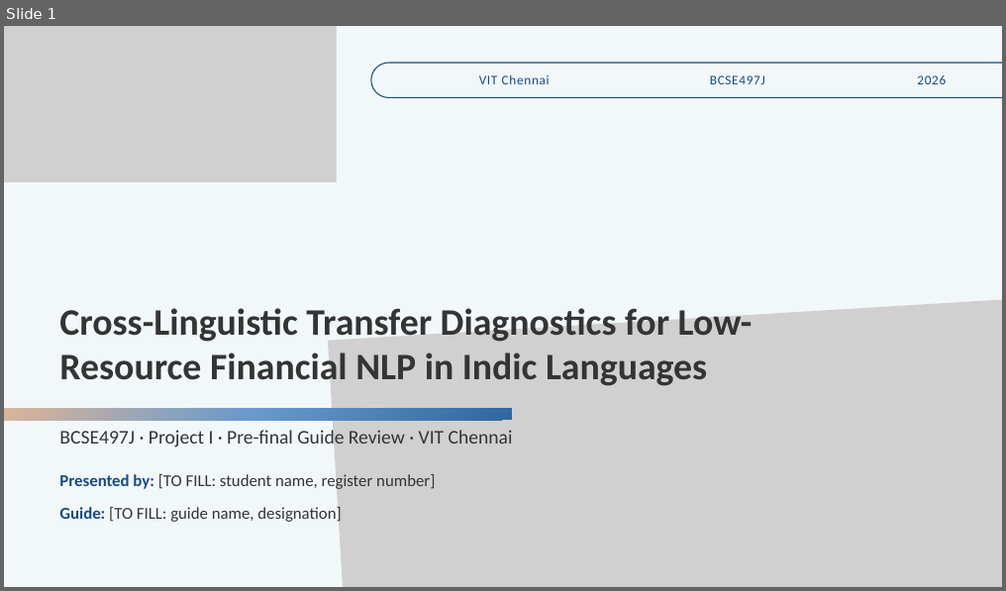
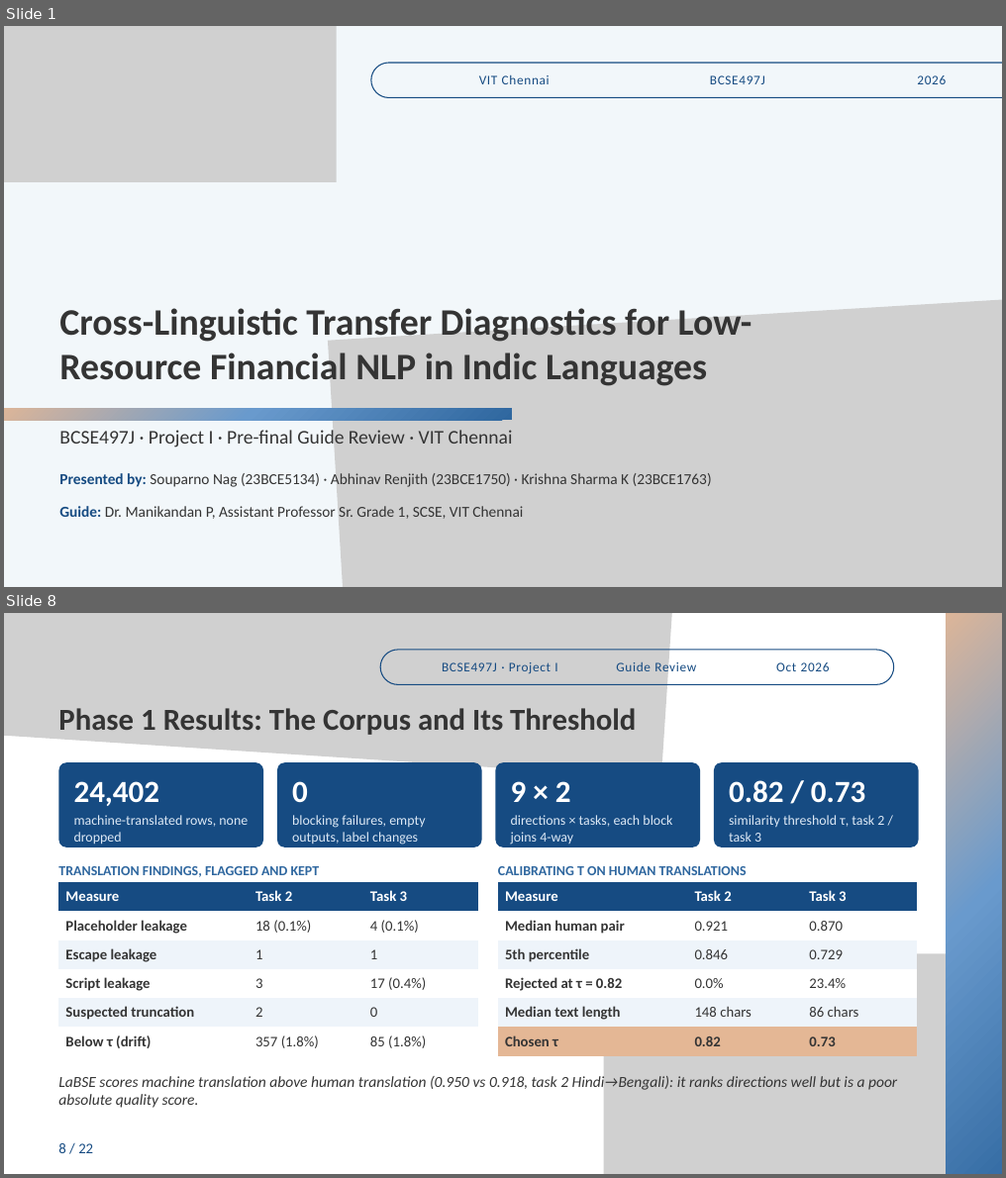
Before and after one commit to souparno-nag/Cross-Linguistic_Transfer_Diagnotic_for_Financial_NLP_in_Indic_Languages, a slide deck: presentation/BCSE497J_Project_I_Final_Review.pptx. Shown one above the other, each under a label of ours: slide 1 before the commit, slides 1 and 8 after it; the slides between them are not shown. The pictures are 1006x591 and 1006x1178 pixels, drawn with LibreOffice and Linux fonts; fonts in the diff are those of the drawing; grey boxes stand for pictures. Boxes give left, top, right and bottom in pixels: in the first picture for what was removed or moved away, otherwise in the second. Text is boxed around its words. In the diff, an @@ line names an element or a change of style, - is before the commit and + after.

Commit message:
Docs: update numeric report, add colour-pages PDF and report PDF; update review deck

```diff
--- a/presentation/BCSE497J_Project_I_Final_Review.pptx
+++ b/presentation/BCSE497J_Project_I_Final_Review.pptx
@@ slide 8 added at (x1=4, y1=613, x2=1002, y2=1174), background #FFFFFF @@
@@ picture added at (x1=4, y1=613, x2=680, y2=779) @@
@@ freeform shape added at (x1=946, y1=613, x2=1002, y2=1174), fill gradient #E4B795 to #699ACD to #2F679F @@
@@ freeform shape added at (x1=380, y1=650, x2=894, y2=684), outline #164B82 1.5 pt @@
@@ text added at (x1=442, y1=663, x2=557, y2=674), 19 pt, text #164B82 @@
+BCSE497J · Project I
@@ text added at (x1=616, y1=663, x2=696, y2=671), 19 pt, text #164B82 @@
+Guide Review
@@ text added at (x1=776, y1=663, x2=830, y2=671), 19 pt, text #164B82 @@
+Oct 2026
@@ text added at (x1=58, y1=708, x2=636, y2=735), 44 pt, text #343434, bold @@
+Phase 1 Results: The Corpus and Its Threshold
@@ rounded rectangle added at (x1=58, y1=762, x2=263, y2=848), fill #164B82 @@
@@ text added at (x1=74, y1=781, x2=160, y2=806), 44.5 pt, text #FFFFFF, bold @@
+24,402
@@ rounded rectangle added at (x1=277, y1=762, x2=481, y2=848), fill #164B82 @@
@@ text added at (x1=292, y1=781, x2=308, y2=803), 44.5 pt, text #FFFFFF, bold @@
+0
@@ rounded rectangle added at (x1=495, y1=762, x2=700, y2=848), fill #164B82 @@
@@ text added at (x1=511, y1=781, x2=571, y2=802), 44.5 pt, text #FFFFFF, bold @@
+9 × 2
@@ rounded rectangle added at (x1=714, y1=762, x2=918, y2=848), fill #164B82 @@
@@ text added at (x1=729, y1=780, x2=865, y2=803), 44.5 pt, text #FFFFFF, bold @@
+0.82 / 0.73
@@ text added at (x1=74, y1=815, x2=248, y2=845), 19.9 pt, text #DCE8F5 @@
+machine-translated rows, none dropped
@@ text added at (x1=292, y1=815, x2=425, y2=845), 19.9 pt, text #DCE8F5 @@
+blocking failures, empty outputs, label changes
@@ text added at (x1=511, y1=815, x2=672, y2=845), 19.9 pt, text #DCE8F5 @@
+directions × tasks, each block joins 4-way
@@ text added at (x1=729, y1=815, x2=884, y2=842), 19.9 pt, text #DCE8F5 @@
+similarity threshold τ, task 2 / task 3
@@ text added at (x1=58, y1=866, x2=320, y2=877), 19.9 pt, text #2F679F, bold @@
+TRANSLATION FINDINGS, FLAGGED AND KEPT
@@ text added at (x1=498, y1=866, x2=746, y2=875), 19.9 pt, text #2F679F, bold @@
+CALIBRATING Τ ON HUMAN TRANSLATIONS
@@ table added at (x1=58, y1=882, x2=478, y2=1057), 6 rows, 3 columns @@
+Measure | Task 2 | Task 3
+Placeholder leakage | 18 (0.1%) | 4 (0.1%)
+Escape leakage | 1 | 1
+Script leakage | 3 | 17 (0.4%)
+Suspected truncation | 2 | 0
+Below τ (drift) | 357 (1.8%) | 85 (1.8%)
@@ table added at (x1=498, y1=882, x2=917, y2=1057), 6 rows, 3 columns @@
+Measure | Task 2 | Task 3
+Median human pair | 0.921 | 0.870
+5th percentile | 0.846 | 0.729
+Rejected at τ = 0.82 | 0.0% | 23.4%
+Median text length | 148 chars | 86 chars
+Chosen τ | 0.82 | 0.73
@@ picture added at (x1=603, y1=955, x2=1002, y2=1174) @@
@@ text added at (x1=58, y1=1073, x2=897, y2=1108), 22.2 pt, text #343434, italic @@
+LaBSE scores machine translation above human translation (0.950 vs 0.918, task 2 Hindi→Bengali): it ranks directions well but is a poor absolute quality score.
@@ text added at (x1=58, y1=1144, x2=93, y2=1154), 21.1 pt, text #164B82 @@
+8 / 22
@@ slide 1 changed as well @@
@@ text at (x1=59, y1=472, x2=712, y2=489): text changed; size 24 to 22 pt @@
-Presented by: [TO FILL: student name, register number]
+Presented by: Souparno Nag (23BCE5134) · Abhinav Renjith (23BCE1750) · Krishna Sharma K (23BCE1763)
@@ text at (x1=59, y1=506, x2=523, y2=519): text changed; size 24 to 22 pt @@
-Guide: [TO FILL: guide name, designation]
+Guide: Dr. Manikandan P, Assistant Professor Sr. Grade 1, SCSE, VIT Chennai
```
Also in this commit, not shown: 9 other slides changed, 11 other slides added, 9 slides removed, 4 other files.
